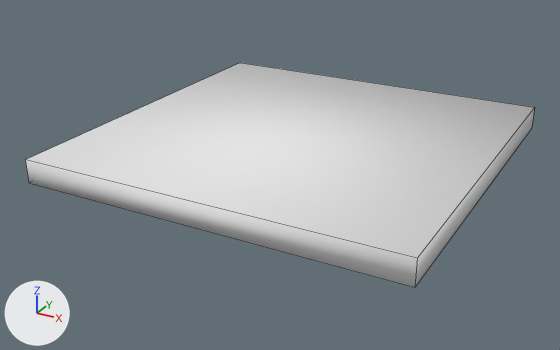
One commit to the OBJ model 3d/mini-golf/Open_01.obj: the scene before it, then after it.
One viewpoint serves both versions: a camera (50 mm lens) standing at (4.16, -3.7, 2.37) and looking at (1.4, 1.32, -0.15). Lighting does not change. The marker at lower left points along +X, +Y and +Z. Mesh edges are drawn as thin lines. Where no turn or scale is listed for an object, it has been applied to the vertices.

Objects in the first picture: 'Open_01'.
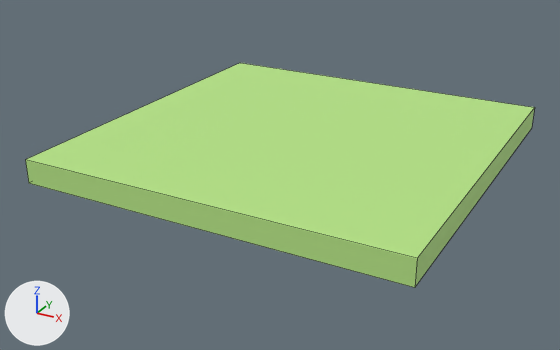
What differs and where, as boxes [x1, y1, x2, y2] in the pictures (560 x 350 px):
'Open_01', recoloured, shading changed (white to green): [26, 63, 535, 287] in both

What changed in the scene script:
```text
Add mat_green_020:
    mat_green_020 = principled_material('Green.020')
    mat_green_020.base_color = (0.475, 0.788, 0.239)  # green #b7e686
    mat_green_020.roughness = 0.69
Change me_open_01:
    where me_open_01.from_pydata(...)  # 8 vertices, 6 faces; spans x 0.0..3.0, y 0.0..3.0, z 0.0..0.19
    used by ob_open_01; location = (0.0, 0.0, 0.0)
    remove me_open_01.materials.append(mat_green)  # white #e7e7e7
    me_open_01 part 1: edges marked sharp go from 0 to 12
    add me_open_01.materials.append(mat_green_020)  # green #b7e686
```
